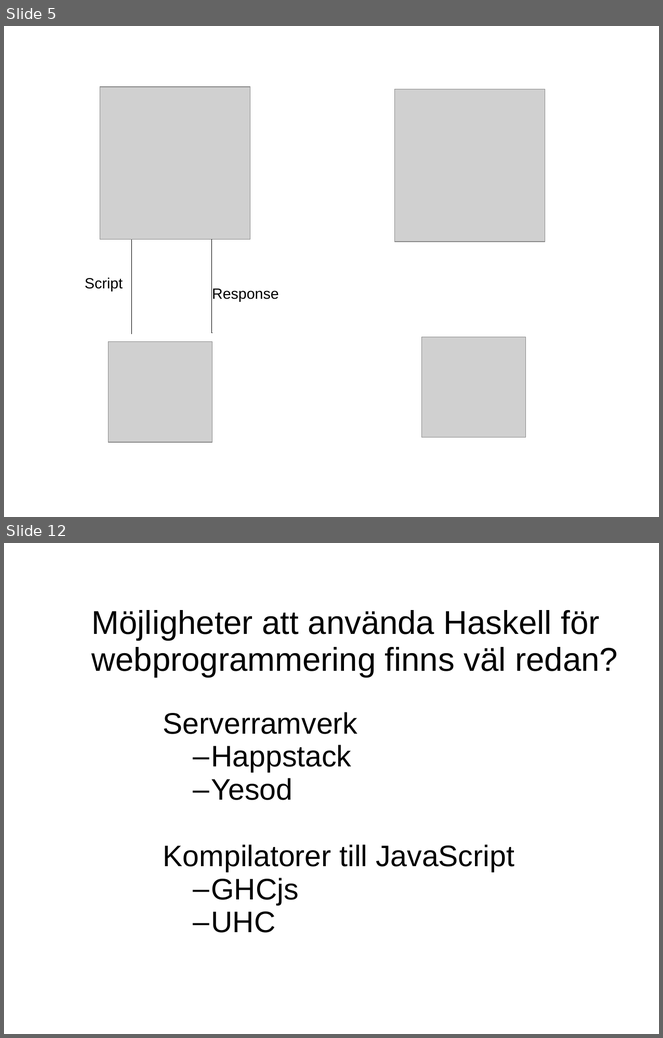
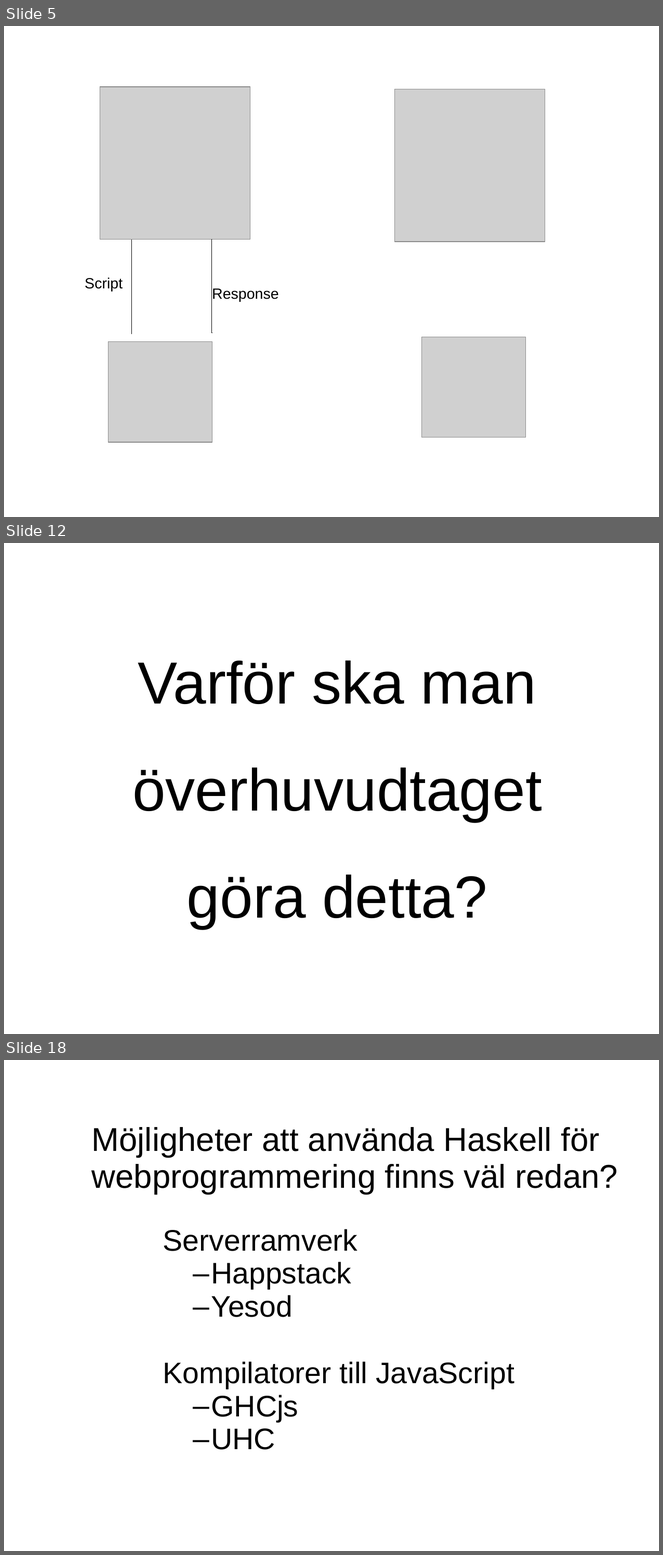
Before and after one commit to evilcandybag/JSHC, a slide deck: report/presentation.ppt. Shown one above the other, each under a label of ours: slides 5 and 12 before the commit, slides 5, 12 and 18 after it; the slides between them are not shown. The pictures are 663x1038 and 663x1555 pixels, drawn with LibreOffice and Linux fonts; fonts in the diff are those of the drawing; grey boxes stand for pictures. Boxes give left, top, right and bottom in pixels: in the first picture for what was removed or moved away, otherwise in the second. Text is boxed around its words. In the diff, an @@ line names an element or a change of style, - is before the commit and + after.

```diff
--- a/report/presentation.ppt
+++ b/report/presentation.ppt
@@ slide 12 added at (x1=4, y1=543, x2=659, y2=1034), background #FFFFFF @@
@@ text added at (x1=132, y1=661, x2=542, y2=929), 72 pt, text #000000 @@
+Varför ska man överhuvudtaget göra detta?
@@ what was slide 12 is now slide 18 @@
```
Also in this commit, not shown: 5 slides changed, 16 other slides added, 2 slides removed, 4 other files.
